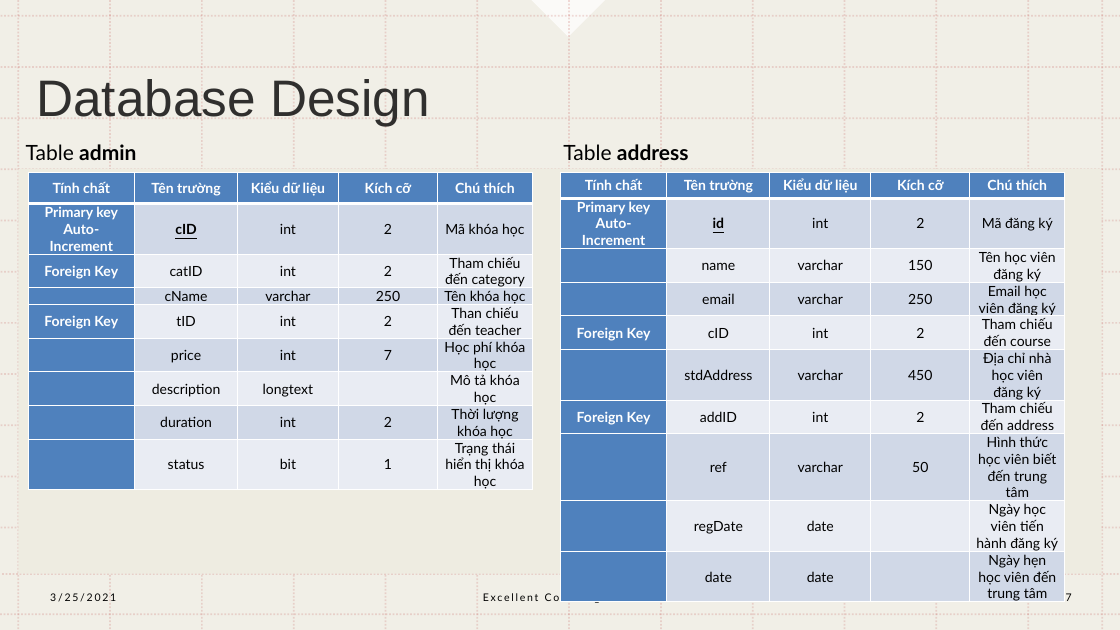
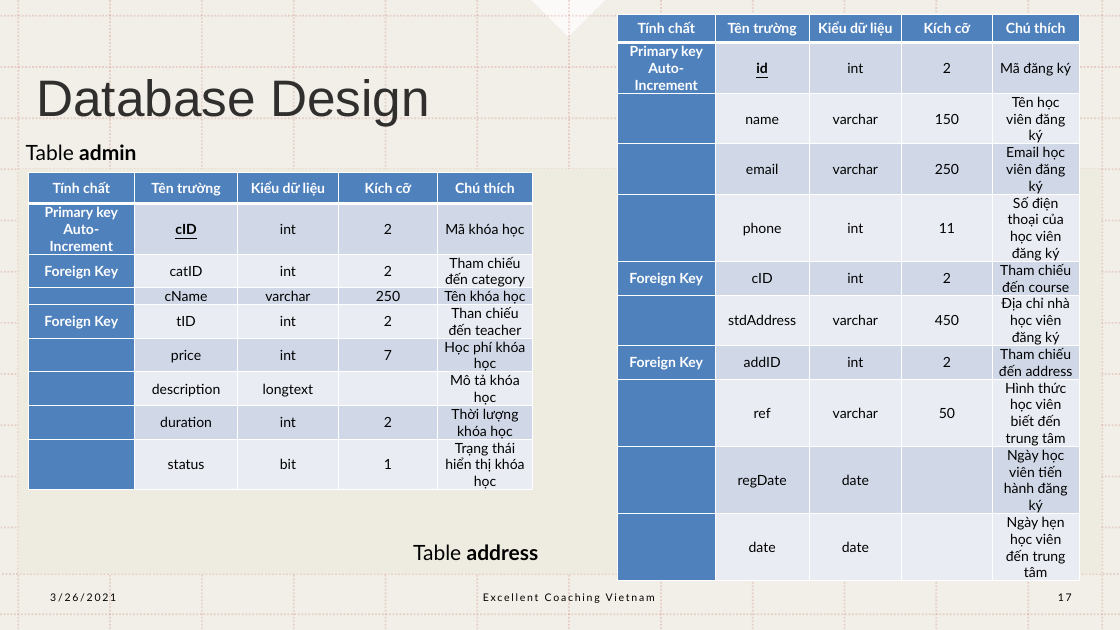
Before and after one commit to remichan97/excellent-coaching, a slide deck: slide 17 of documentation/Excellent Coaching Vietnam.pptx. Drawn at 1120x630 pixels with LibreOffice and Linux fonts; fonts in the diff are those of the drawing. Boxes give left, top, right and bottom in pixels: in the first picture for what was removed or moved away, otherwise in the second. Text is boxed around its words. In the diff, an @@ line names an element or a change of style, - is before the commit and + after.

```diff
--- a/documentation/Excellent Coaching Vietnam.pptx
+++ b/documentation/Excellent Coaching Vietnam.pptx
@@ table at (618,14,1079,597) @@
+row 5:  | phone | int | 11 | Số điện thoại của học viên đăng ký
@@ table: place and size @@
-table at (560,172,1065,618)
+table at (618,14,1079,597)
@@ text "Table address": place and size @@
-text "Table address" at (563,144,689,160)
+text "Table address" at (413,544,539,560)
@@ text at (50,593,116,602): text changed @@
-3/25/2021
+3/26/2021
```
Also in this commit, not shown: 17 other slides changed, 3 other files.
